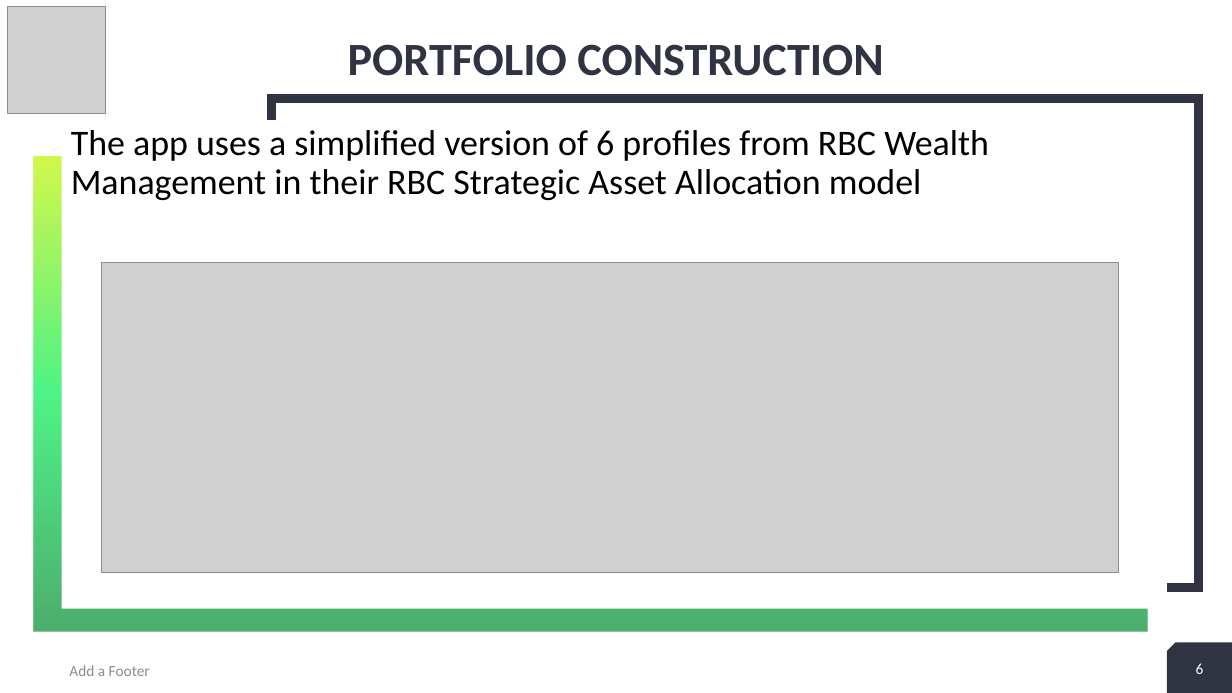
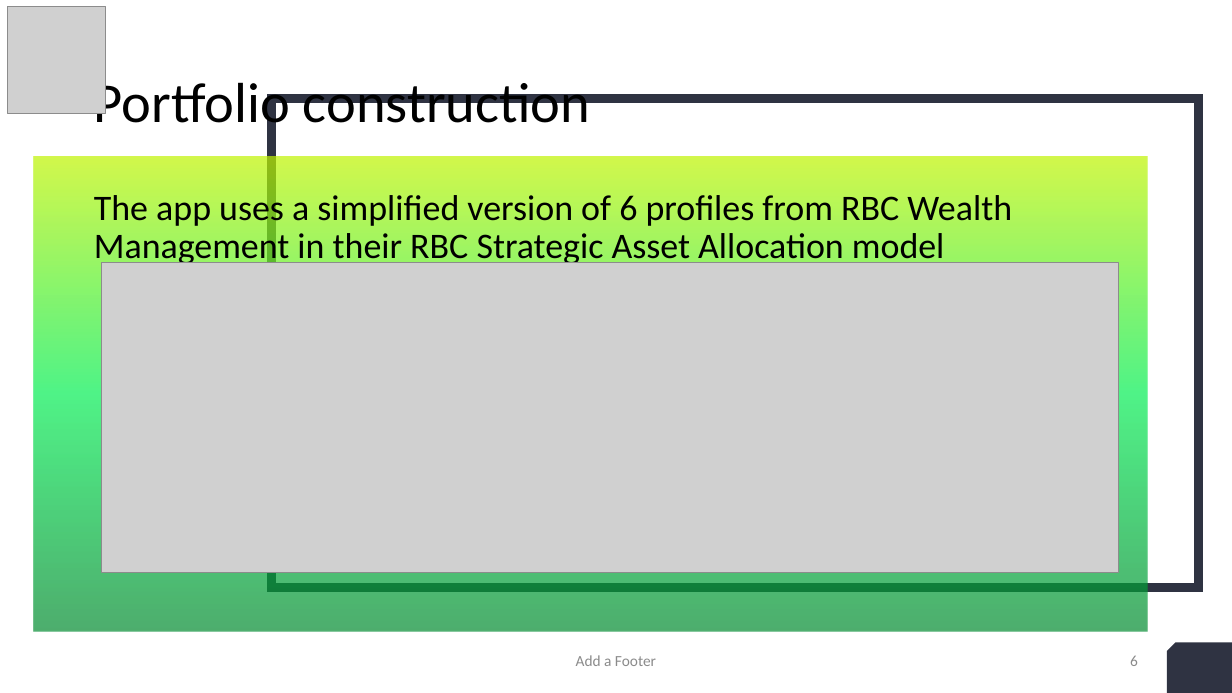
Before and after one commit to Kgross2/portfolio_suitability_application, a slide deck: slide 6 of admin/Portfolio_suitability_ presentationMon draft.pptx. Drawn at 1232x693 pixels with LibreOffice and Linux fonts; fonts in the diff are those of the drawing; grey boxes stand for pictures. Boxes give left, top, right and bottom in pixels: in the first picture for what was removed or moved away, otherwise in the second. Text is boxed around its words. In the diff, an @@ line names an element or a change of style, - is before the commit and + after.

```diff
--- a/admin/Portfolio_suitability_ presentationMon draft.pptx
+++ b/admin/Portfolio_suitability_ presentationMon draft.pptx
@@ title at <box>94,74,590,135</box>: text changed; size 36 to 44 pt; text colour #2F3342 to #000000; bold off @@
-PORTFOLIO CONSTRUCTION
+Portfolio construction
@@ text "The app uses a simplified ...": place and size @@
-text "The app uses a simplified ..." at <box>62,120,1167,609</box>
+text "The app uses a simplified ..." at <box>94,190,1012,268</box>
@@ text "The app uses a simplified ..." at <box>94,190,1012,268</box>: fill #FFFFFF to none @@
@@ text "Add a Footer": place and size @@
-text "Add a Footer" at <box>69,665,150,676</box>
+text "Add a Footer" at <box>576,655,656,666</box>
@@ text "Add a Footer" at <box>576,655,656,666</box>: alignment left to centre @@
@@ page number: place and size @@
-page number at <box>1196,663,1204,674</box>
+page number at <box>1130,655,1138,666</box>
@@ page number at <box>1130,655,1138,666</box>: text colour #FFFFFF to #8C8C8C; alignment centre to right @@
@@ page number removed at <box>1195,665,1203,674</box> @@
-6
```
Also in this commit, not shown: 21 other slides changed, 19 other files.
